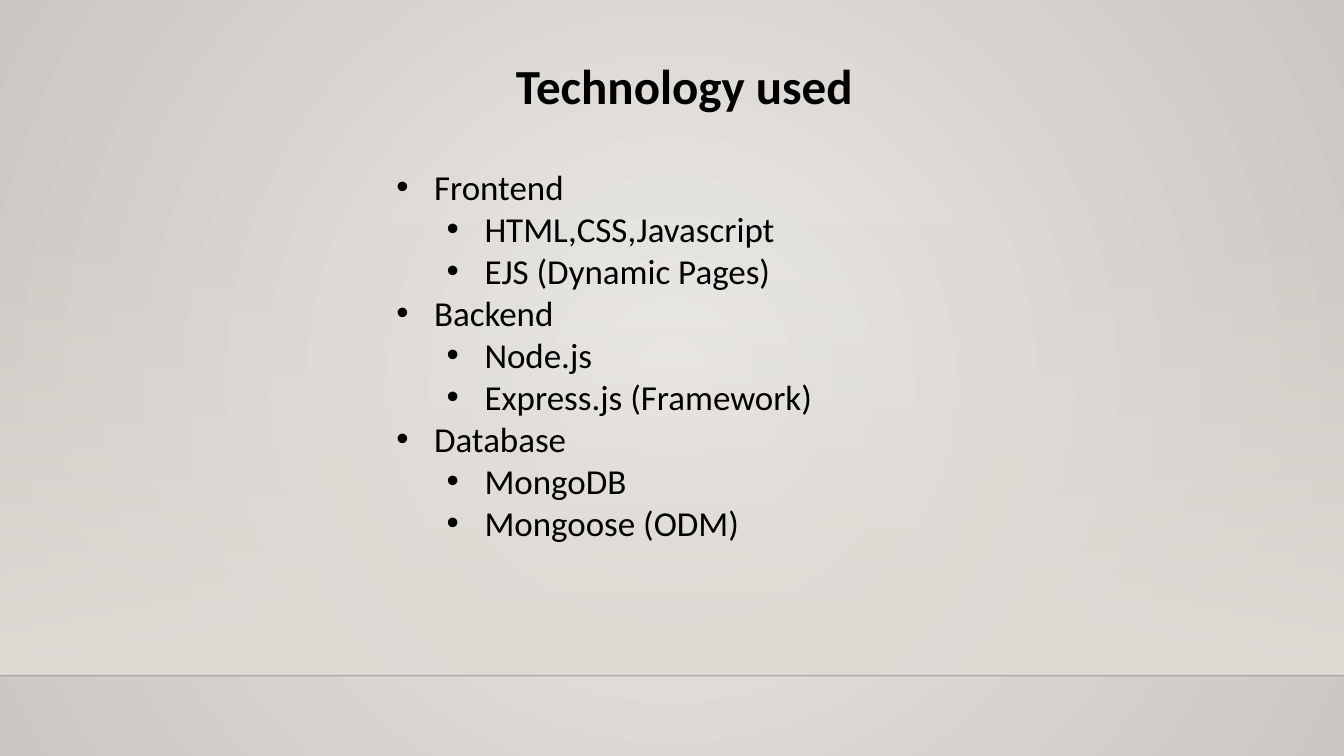
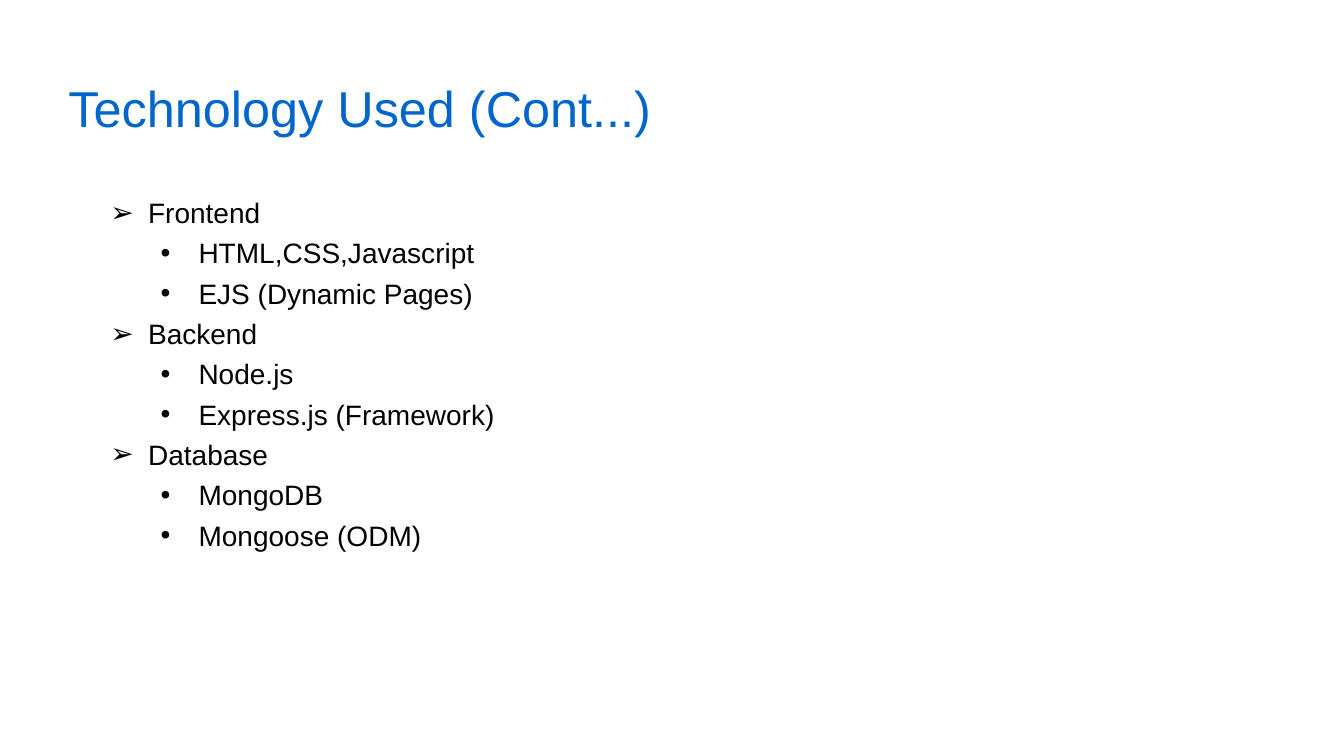
Before and after one commit to Akashdeep-Soni/college-work, a slide deck: slide 6 of College Project/Blog Website with Database/Mini Project Presentation.pptx (slide 4 before the commit). Drawn at 1344x756 pixels with LibreOffice and Linux fonts; fonts in the diff are those of the drawing; background and template pictures are left out. Boxes give left, top, right and bottom in pixels: in the first picture for what was removed or moved away, otherwise in the second. Text is boxed around its words. In the diff, an @@ line names an element or a change of style, - is before the commit and + after.

```diff
--- a/College Project/Blog Website with Database/Mini Project Presentation.pptx
+++ b/College Project/Blog Website with Database/Mini Project Presentation.pptx
@@ background gradient #ECEAE7 to #CAC7C1 to picture (left out) @@
@@ title "Technology Used (Cont...)" at <box>68,90,651,137</box>: vertical alignment top to middle @@
@@ title at <box>68,90,651,137</box>: text changed; size 35 to 36 pt; font Calibri to Arial; text colour #000000 to #0066CC; bold off @@
-Technology used
+Technology Used (Cont...)
@@ text "Frontend": place and size @@
-text "Frontend" at <box>434,175,812,542</box>
+text "Frontend" at <box>148,202,495,551</box>
@@ text "Frontend" at <box>148,202,495,551</box>: size 25 to 20 pt, font Calibri to Arial; bullet • to ➢; line spacing 1 to 1.2 @@
@@ rectangle removed at <box>0,223,1344,676</box> @@
@@ line removed from (0, 676) to (1344, 676) @@
```
Also in this commit, not shown: 4 other slides changed, 12 slides added, 2 slides removed.
